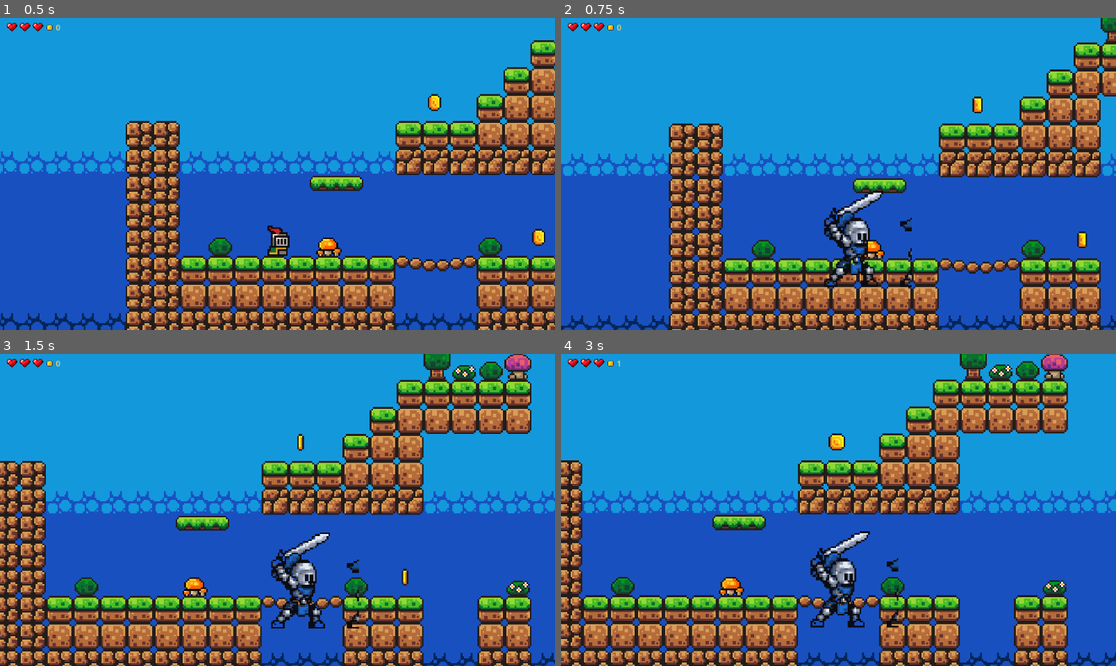
Above: before the commit, frames 1-4 (two rows, left to right).
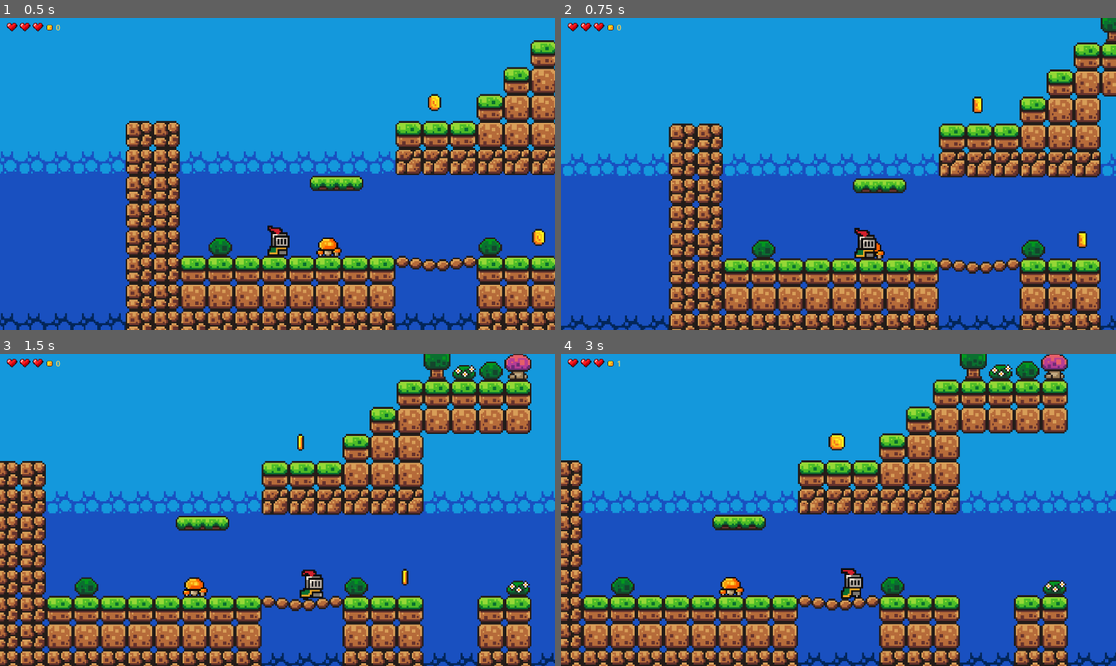
Above: after the commit, the same moments.

Repository: serafin1367/gots-rycerz
Game: Godot game, scene res://scenes/game.tscn
Same seed, same stepped clock (60 frames per second), same inputs: the game is played once before the commit and once after it.
Inputs:
- Up to frame 1 (0.5 s): no input
- Up to frame 2 (0.75 s): hold Right (move_right) from 0.53 s (still down); tap J (attack, bound only before the commit) at 0.6 s
- Up to frame 3 (1.5 s): keep holding Right (move_right); tap Space (jump) at 0.77 s; tap J (attack, bound only before the commit) at 1.35 s
- Up to frame 4 (3 s): tap Space (jump) at 1.52 s; release Right (move_right) at 2.03 s; hold A (move_left) 2.03-2.78 s; tap J (attack, bound only before the commit) at 2.1, 2.85 s; hold Right (move_right) from 2.78 s (still down)

Frame 1 is identical in both runs. In frame 2, 1.7% of the frame differs, in the area x 47-64%, y 55-87%; in frame 3, 1.8%, in the area x 48-65%, y 57-88%; in frame 4, 1.8%.

Commit message:
revert: remove mismatched sword attack prototype and restore original knight

Diff:
--- a/project.godot
+++ b/project.godot
@@ -49,11 +49,6 @@
 ]
 }
 
-attack={
-"deadzone": 0.2,
-"events": [Object(InputEventKey,"resource_local_to_scene":false,"resource_name":"","device":0,"window_id":0,"alt_pressed":false,"shift_pressed":false,"ctrl_pressed":false,"meta_pressed":false,"pressed":false,"keycode":74,"physical_keycode":0,"key_label":0,"unicode":0,"location":0,"echo":false,"script":null)]
-}
-
 [rendering]
 
 textures/canvas_textures/default_texture_filter=0
--- a/scripts/player.gd
+++ b/scripts/player.gd
@@ -5,8 +5,6 @@
 const SPEED = 130.0
 const JUMP_VELOCITY = -300.0
 const DECELERATION = 900.0
-const ATTACK_STRIP = preload("res://assets/sprites/knight_attack_strip.png")
-const ATTACK_DURATION = 0.48
 
 @export_range(1, 20) var max_health: int = 3
 @export var invulnerability_seconds: float = 1.2
@@ -24,16 +22,10 @@
 
 var heart_icons: Array[TextureRect] = []
 var coin_label: Label
-var attack_sprite: AnimatedSprite2D
-var attack_area: Area2D
-var attack_elapsed := 0.0
-var attacking := false
-var hit_targets: Array[Node] = []
 
 func _ready() -> void:
 	add_to_group("player")
 	health = max_health
-	_create_attack_components()
 	_create_hearts_hud()
 	_update_health_display()
 	health_changed.emit(health, max_health)
@@ -51,75 +43,6 @@
 		invulnerability_left = invulnerability_seconds
 		animated_sprite.play("hit")
 	return true
-
-func _create_attack_components() -> void:
-	attack_sprite = AnimatedSprite2D.new()
-	attack_sprite.name = "AttackSprite"
-	attack_sprite.position = Vector2(0, -12)
-	attack_sprite.texture_filter = CanvasItem.TEXTURE_FILTER_NEAREST
-	var frames := SpriteFrames.new()
-	frames.add_animation("slash")
-	frames.set_animation_speed("slash", 12.5)
-	frames.set_animation_loop("slash", false)
-	for i in range(6):
-		var frame := AtlasTexture.new()
-		frame.atlas = ATTACK_STRIP
-		frame.region = Rect2(i * 64, 0, 64, 64)
-		frames.add_frame("slash", frame)
-	attack_sprite.sprite_frames = frames
-	attack_sprite.visible = false
-	add_child(attack_sprite)
-	attack_area = Area2D.new()
-	attack_area.name = "SwordHitbox"
-	attack_area.collision_layer = 0
-	attack_area.collision_mask = 1
-	attack_area.monitoring = true
-	attack_area.monitorable = false
-	var collision := CollisionShape2D.new()
-	var shape := RectangleShape2D.new()
-	shape.size = Vector2(27, 24)
-	collision.shape = shape
-	attack_area.add_child(collision)
-	add_child(attack_area)
-	_update_attack_direction()
-
-func _update_attack_direction() -> void:
-	var facing := -1 if animated_sprite.flip_h else 1
-	if attack_sprite != null:
-		attack_sprite.flip_h = facing < 0
-	if attack_area != null:
-		attack_area.position = Vector2(21 * facing, -11)
-
-func begin_attack() -> bool:
-	if dead or attacking:
-		return false
-	attacking = true
-	attack_elapsed = 0.0
-	hit_targets.clear()
-	animated_sprite.visible = false
-	attack_sprite.visible = true
-	_update_attack_direction()
-	attack_sprite.play("slash")
-	return true
-
-func _process_attack(delta: float) -> void:
-	if not attacking:
-		return
-	attack_elapsed += delta
-	if attack_elapsed >= 0.12 and attack_elapsed <= 0.36:
-		_apply_sword_hit()
-	if attack_elapsed >= ATTACK_DURATION:
-		attacking = false
-		attack_sprite.stop()
-		attack_sprite.visible = false
-		animated_sprite.visible = true
-
-func _apply_sword_hit() -> void:
-	for area in attack_area.get_overlapping_areas():
-		var target := area.get_parent()
-		if target.is_in_group("enemies") and not hit_targets.has(target) and target.has_method("take_damage"):
-			hit_targets.append(target)
-			target.take_damage(1)
 
 func _create_hearts_hud() -> void:
 	var canvas := CanvasLayer.new()
@@ -188,9 +111,6 @@
 func _physics_process(delta: float) -> void:
 	if dead:
 		return
-	if Input.is_action_just_pressed("attack"):
-		begin_attack()
-	_process_attack(delta)
 	if invulnerability_left > 0.0:
 		invulnerability_left = maxf(invulnerability_left - delta, 0.0)
 		animated_sprite.modulate = Color(1.0, 0.5, 0.5) if int(invulnerability_left * 10.0) % 2 == 0 else Color.WHITE
@@ -212,9 +132,6 @@
 	elif direction > 0:
 		animated_sprite.flip_h = false
 
-	if not attacking:
-		_update_attack_direction()
-
 	if invulnerability_left > maxf(invulnerability_seconds - 0.25, 0.0):
 		animated_sprite.play("hit")
 	elif on_floor:
--- a/scripts/slime.gd
+++ b/scripts/slime.gd
@@ -1,20 +1,6 @@
 extends AnimatedSprite2D
 
 const SPEED = 50
-@export_range(1, 10) var max_health: int = 1
-var health: int = 1
-
-func _ready() -> void:
-	add_to_group("enemies")
-	health = max_health
-
-func take_damage(amount: int = 1) -> void:
-	if amount <= 0 or health <= 0:
-		return
-	health = maxi(health - amount, 0)
-	if health == 0:
-		queue_free()
-
 var direction = 1
 
 @onready var ray_cast_left: RayCast2D = $RayCastLeft
--- a/tests/run_tests.gd
+++ b/tests/run_tests.gd
@@ -16,7 +16,6 @@
 
 func _run_tests() -> void:
 	await _test_player()
-	await _test_attack()
 	await _test_health()
 	await _test_damage_zone()
 	await _test_kill_zone()
@@ -134,26 +133,3 @@
 	player.queue_free()
 	zone.queue_free()
 	await process_frame
-
-func _test_attack() -> void:
-	var player := preload("res://scenes/player.tscn").instantiate()
-	root.add_child(player)
-	await process_frame
-	check(player.attack_sprite.sprite_frames.get_frame_count("slash") == 6, "Sword attack has six frames")
-	check(player.begin_attack(), "Player can start sword attack")
-	check(player.attacking and player.attack_sprite.visible, "Attack animation is visible")
-	check(not player.begin_attack(), "Attack cannot restart until completed")
-	player._process_attack(0.5)
-	check(not player.attacking and player.animated_sprite.visible, "Attack restores normal sprite")
-	player.animated_sprite.flip_h = true
-	player._update_attack_direction()
-	check(player.attack_area.position.x < 0, "Sword hitbox follows facing direction")
-	var slime := preload("res://scenes/slime.tscn").instantiate()
-	root.add_child(slime)
-	await process_frame
-	check(slime.is_in_group("enemies"), "Slime belongs to enemy group")
-	slime.take_damage(1)
-	check(slime.health == 0, "Sword damage can defeat slime")
-	slime.queue_free()
-	player.queue_free()
-	await process_frame
Binary file removed: assets/sprites/knight_attack_strip.png
Not shown, changed: docs/HEALTH.md
